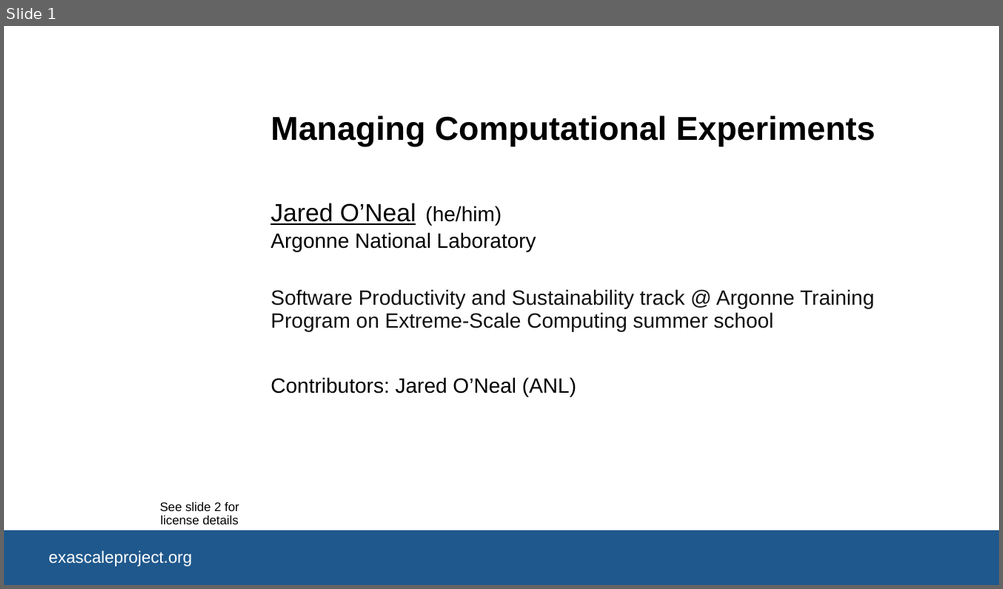
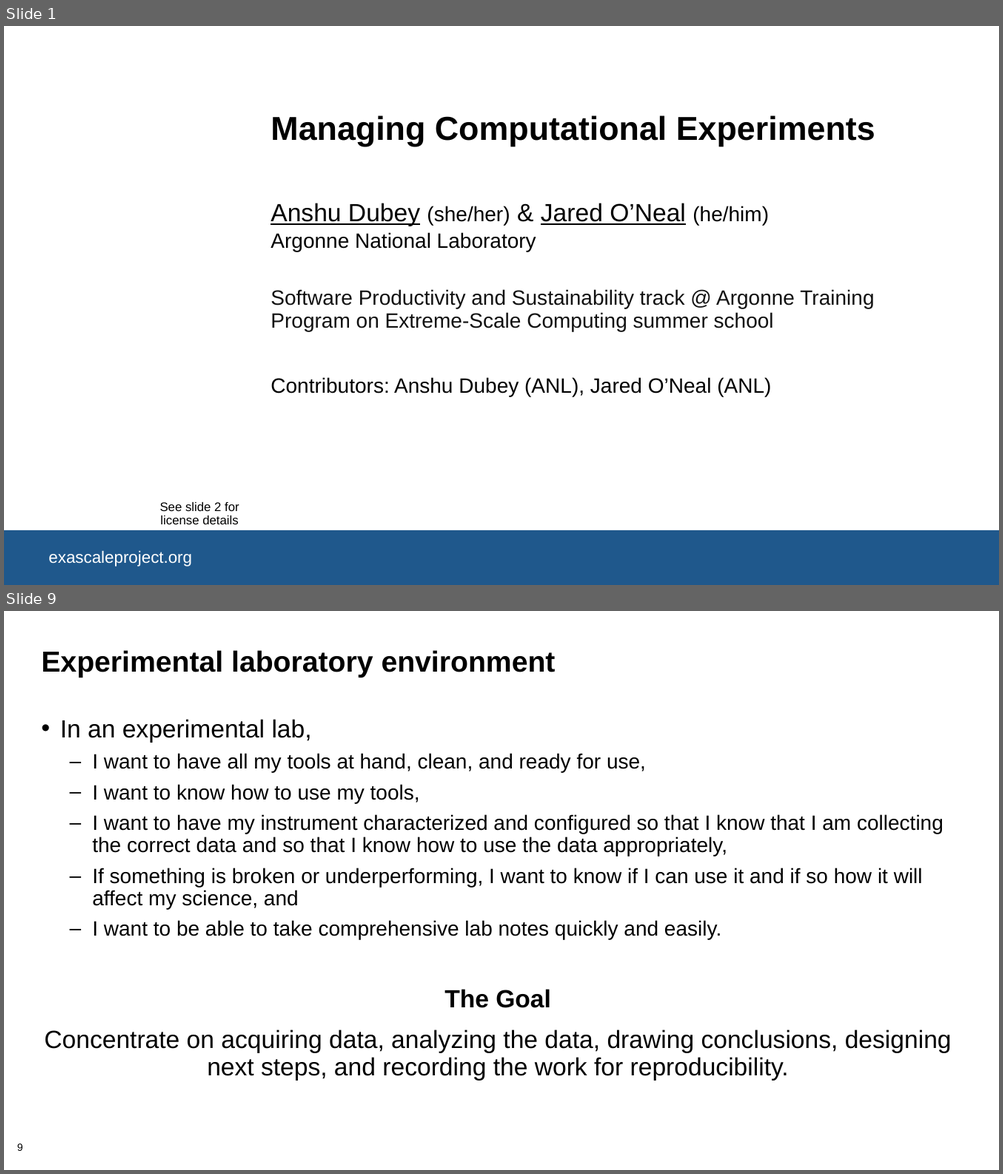
Before and after one commit to bssw-tutorial/presentations, a slide deck: computational-expts.pptx. Shown one above the other, each under a label of ours: slide 1 before the commit, slides 1 and 9 after it; the slides between them are not shown. The pictures are 1003x589 and 1003x1174 pixels, drawn with LibreOffice and Linux fonts; fonts in the diff are those of the drawing; background and template pictures are left out. Boxes give left, top, right and bottom in pixels: in the first picture for what was removed or moved away, otherwise in the second. Text is boxed around its words. In the diff, an @@ line names an element or a change of style, - is before the commit and + after.

Commit message:
(Issue #132) Rough skeleton of Jared's content.  This is likely too much content for 30 minutes.

```diff
--- a/computational-expts.pptx
+++ b/computational-expts.pptx
@@ slide 9 added at <box>4,611,999,1170</box>, background #FFFFFF @@
@@ title added at <box>41,650,555,678</box>, 28 pt, text #000000, bold @@
+Experimental laboratory environment
@@ text added at <box>44,719,951,1054</box>, 20 pt, text #000000 @@
+• In an experimental lab,
+  – I want to have all my tools at hand, clean, and ready for use,
+  – I want to know how to use my tools,
+  – I want to have my instrument characterized and configured so that I know that I am collecting the correct data and so that I know how to use the data appropriately,
+  – If something is broken or underperforming, I want to know if I can use it and if so how it will affect my science, and
+  – I want to be able to take comprehensive lab notes quickly and easily.
+The Goal
+Concentrate on acquiring data, analyzing the data, drawing conclusions, designing next steps, and recording the work for reproducibility.
@@ page number added at <box>17,1144,23,1151</box>, 10 pt, text #000000 @@
+9
@@ slide 1 changed as well @@
@@ text at <box>270,203,768,227</box>: text changed @@
-Jared O’Neal
+Anshu Dubey (she/her) & Jared O’Neal (he/him)
@@ text removed at <box>425,206,501,225</box> @@
-(he/him)
@@ text at <box>270,378,771,397</box>: text changed @@
-Contributors: Jared O’Neal (ANL)
+Contributors: Anshu Dubey (ANL), Jared O’Neal (ANL)
```
Also in this commit, not shown: 17 other slides added.
